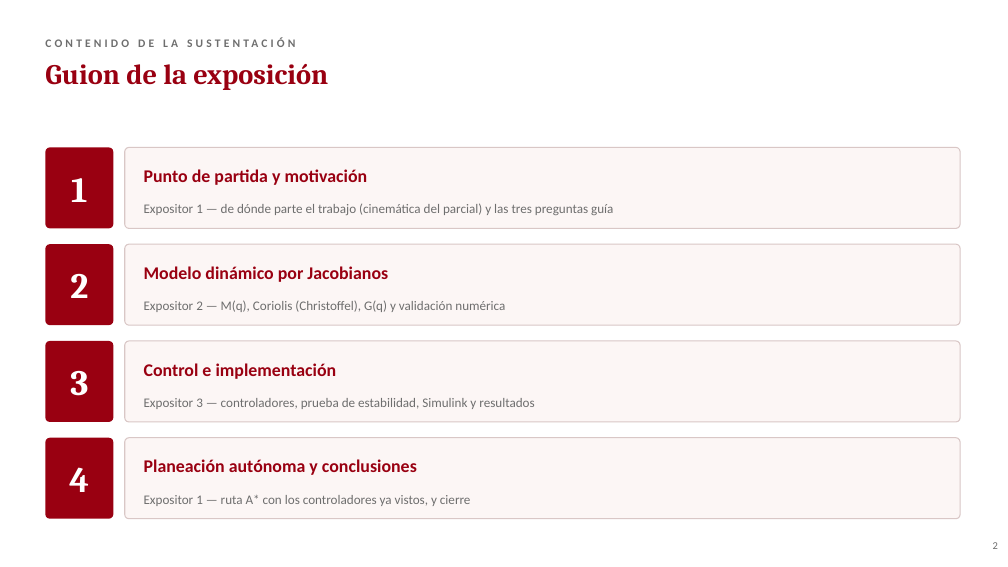
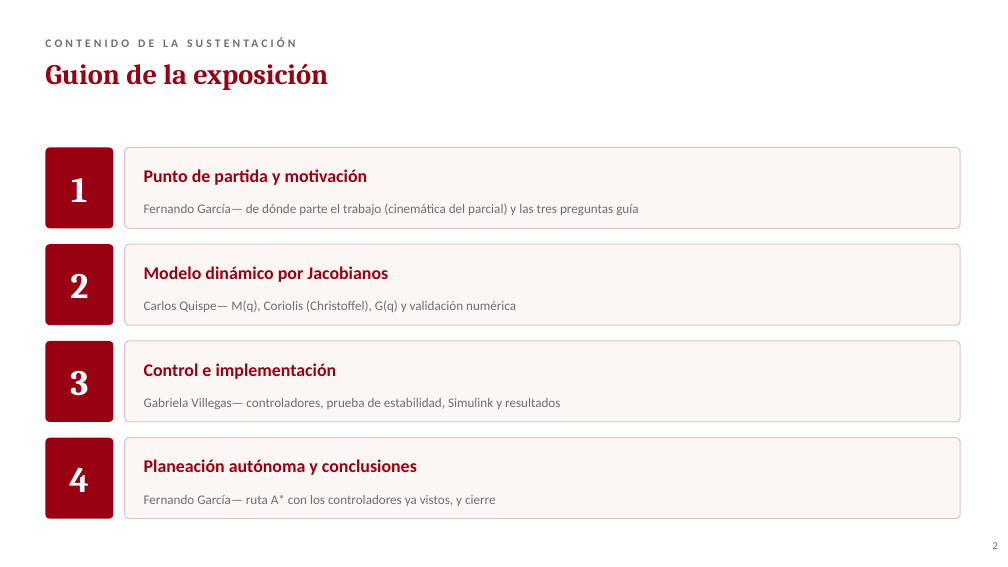
Before and after one commit to webconceptos/Robotica3GDL, a slide deck: slide 2 of 04_presentacion/PPT_Trabajo_Final_Robot_3GDL.pptx. Drawn at 1008x567 pixels with LibreOffice and Linux fonts; fonts in the diff are those of the drawing. Boxes give left, top, right and bottom in pixels: in the first picture for what was removed or moved away, otherwise in the second. Text is boxed around its words. In the diff, an @@ line names an element or a change of style, - is before the commit and + after.

Commit message:
Maestria en IA - Trabajo Final Robotica - Seccion B - Grupo 2

```diff
--- a/04_presentacion/PPT_Trabajo_Final_Robot_3GDL.pptx
+++ b/04_presentacion/PPT_Trabajo_Final_Robot_3GDL.pptx
@@ text at box(144, 203, 638, 215): text changed @@
-Expositor 1 — de dónde parte el trabajo (cinemática del parcial) y las tres preguntas guía
+Fernando García— de dónde parte el trabajo (cinemática del parcial) y las tres preguntas guía
@@ text at box(144, 300, 516, 312): text changed @@
-Expositor 2 — M(q), Coriolis (Christoffel), G(q) y validación numérica
+Carlos Quispe— M(q), Coriolis (Christoffel), G(q) y validación numérica
@@ text at box(144, 398, 560, 409): text changed @@
-Expositor 3 — controladores, prueba de estabilidad, Simulink y resultados
+Gabriela Villegas— controladores, prueba de estabilidad, Simulink y resultados
@@ text at box(144, 495, 496, 506): text changed @@
-Expositor 1 — ruta A* con los controladores ya vistos, y cierre
+Fernando García— ruta A* con los controladores ya vistos, y cierre
```
Also in this commit, not shown: 24 other slides changed, 3 slides added, 1 other file.
